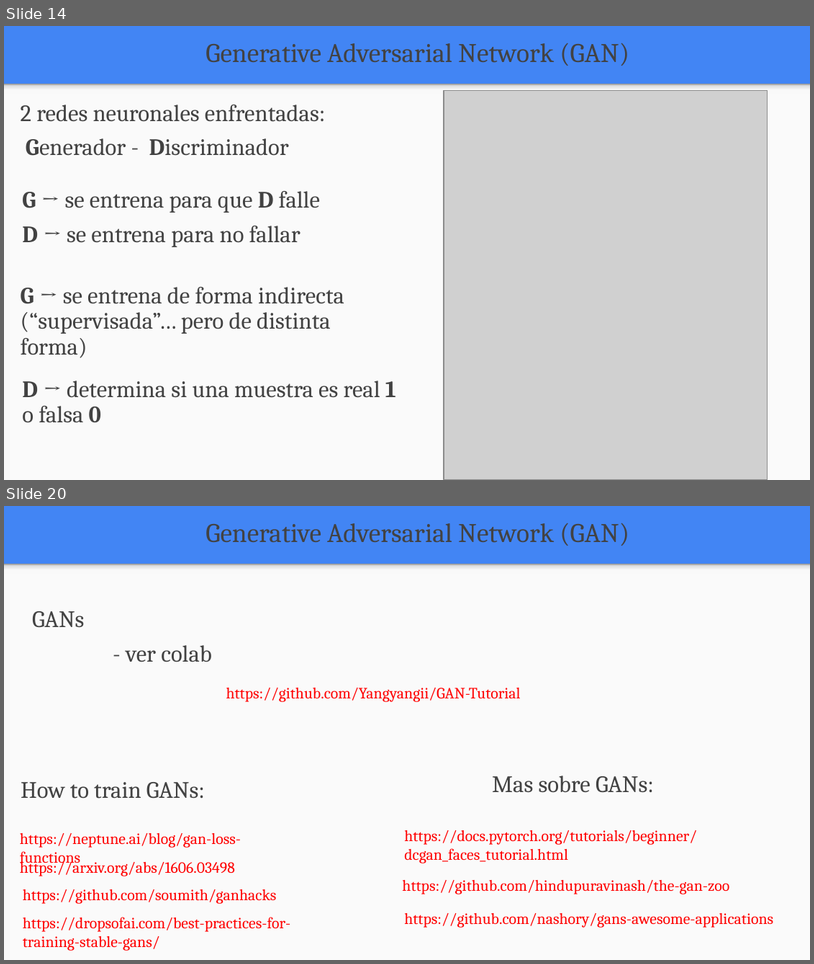
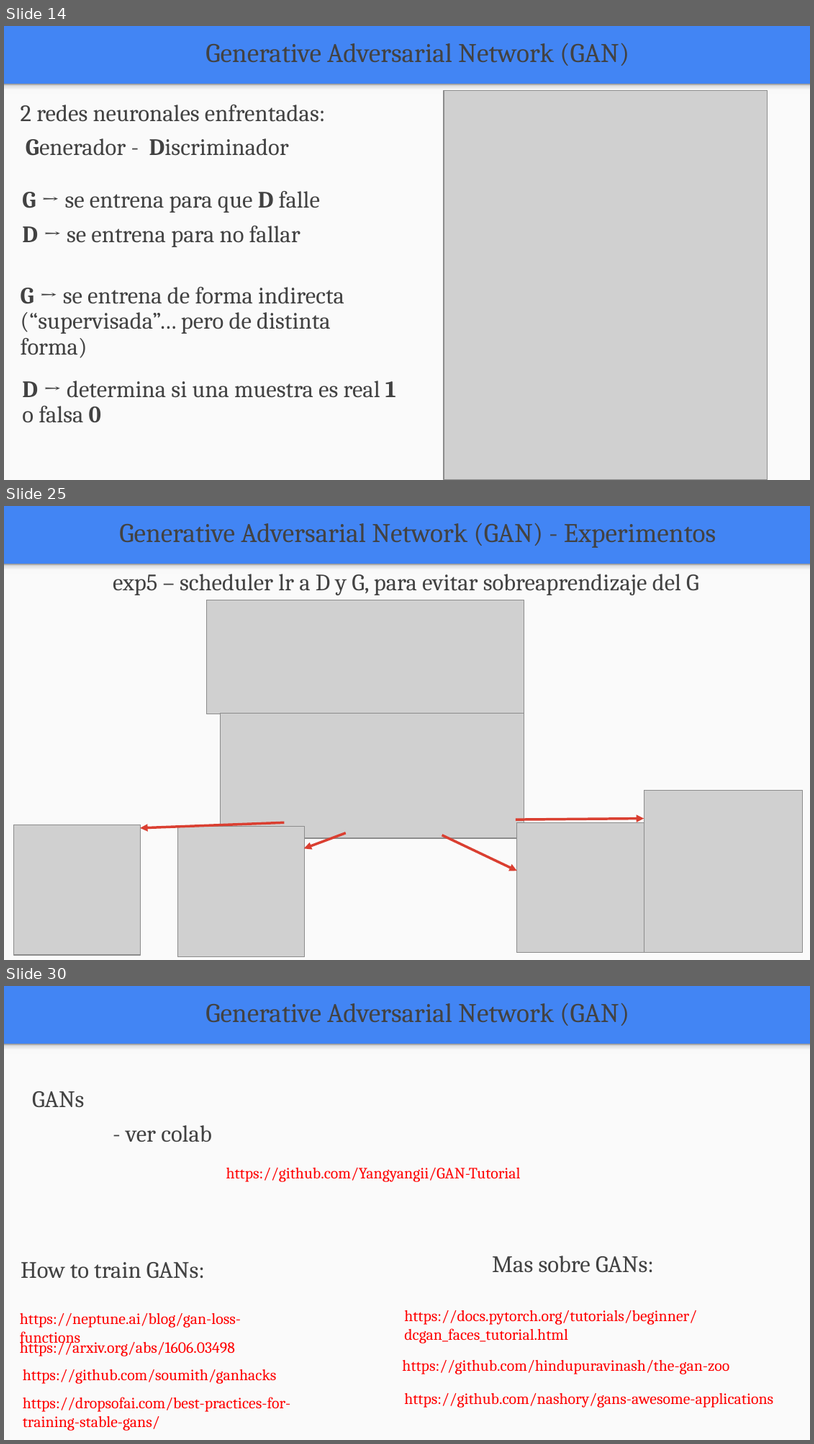
Before and after one commit to FIUBA-Posgrado-Inteligencia-Artificial/aprendizaje_profundo, a slide deck: clase_8/teoria/clase_8.pptx. Shown one above the other, each under a label of ours: slides 14 and 20 before the commit, slides 14, 25 and 30 after it; the slides between them are not shown. The pictures are 814x964 and 814x1444 pixels, drawn with LibreOffice and Linux fonts; fonts in the diff are those of the drawing; grey boxes stand for pictures. Boxes give left, top, right and bottom in pixels: in the first picture for what was removed or moved away, otherwise in the second. Text is boxed around its words. In the diff, an @@ line names an element or a change of style, - is before the commit and + after.

```diff
--- a/clase_8/teoria/clase_8.pptx
+++ b/clase_8/teoria/clase_8.pptx
@@ slide 25 added at bbox=[4, 506, 810, 960], background #4285F4; not listed: 2 template elements that a slide beside it also shows @@
@@ text added at bbox=[119, 523, 716, 548], 24 pt, text #424242 @@
+Generative Adversarial Network (GAN) - Experimentos
@@ text added at bbox=[113, 574, 700, 595], 21 pt, text #424242 @@
+exp5 – scheduler lr a D y G, para evitar sobreaprendizaje del G
@@ picture added at bbox=[206, 600, 524, 714] @@
@@ picture added at bbox=[221, 713, 524, 837] @@
@@ picture added at bbox=[644, 790, 803, 952] @@
@@ picture added at bbox=[13, 824, 140, 955] @@
@@ arrow added from (285, 822) to (140, 828), #DA3F32 2.25 pt @@
@@ picture added at bbox=[178, 826, 304, 956] @@
@@ arrow added from (516, 820) to (644, 818), #DA3F32 2.25 pt @@
@@ picture added at bbox=[517, 822, 643, 952] @@
@@ arrow added from (346, 833) to (304, 848), #DA3F32 2.25 pt @@
@@ arrow added from (442, 835) to (517, 870), #DA3F32 2.25 pt @@
@@ what was slide 20 is now slide 30 @@
```
Also in this commit, not shown: 8 slides changed, 9 other slides added, 3 other files.
